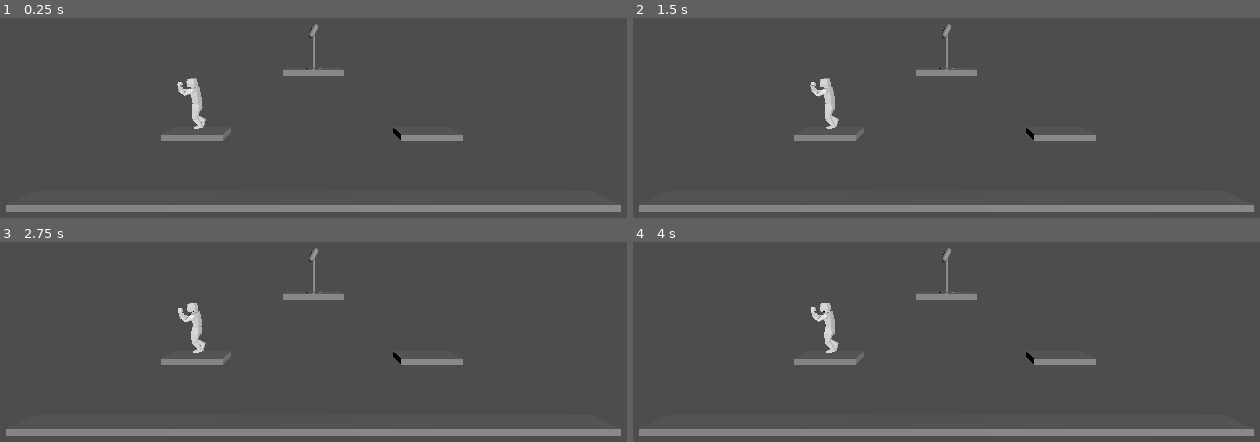
Above: before the commit, frames 1-4 (two rows, left to right).
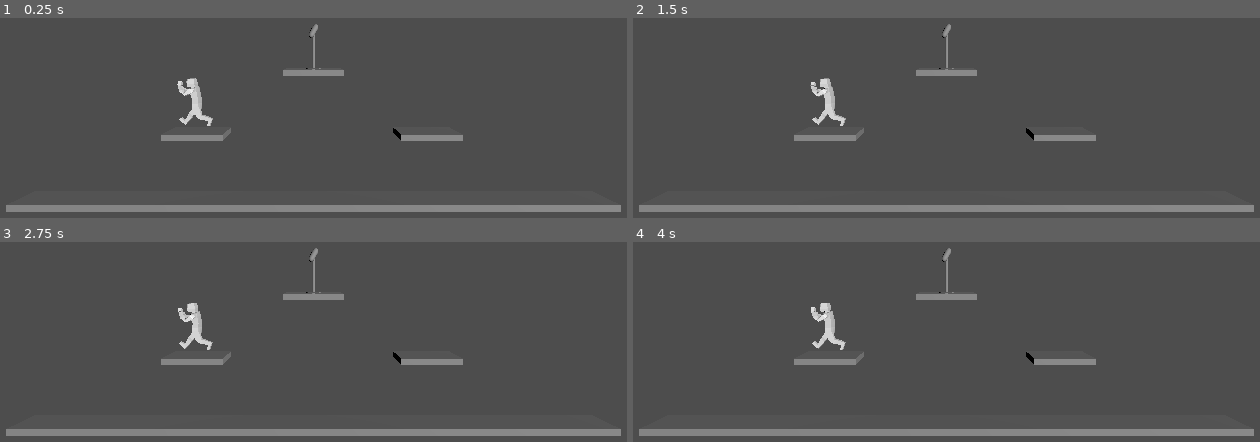
Above: after the commit, the same moments.

Repository: Dethcrvsh/mortal-democracy
Game: Godot game, scene res://scenes/main.tscn
Same seed, same stepped clock (60 frames per second), same inputs: the game is played once before the commit and once after it.
Inputs:
- Up to frame 1 (0.25 s): no input
- Up to frame 2 (1.5 s): tap Enter at 0.5 s; hold Up (ui_up) 0.53-1.28 s; hold Down (ui_down) from 1.28 s (still down)
- Up to frame 3 (2.75 s): tap Space at 2 s; release Down (ui_down) at 2.03 s; hold Up (ui_up) from 2.03 s (still down)
- Up to frame 4 (4 s): tap Enter at 3.5 s; release Up (ui_up) at 3.53 s; hold Down (ui_down) from 3.53 s (still down)

The runs differ from the first frame. In frame 1, 0.2% of the frame differs, in the area x 28-34%, y 31-56%; in frame 2, 0.2%; in frame 3, 0.2%; in frame 4, 0.2%.

Commit message:
something to player

Diff:
--- a/scenes/person_model.tscn
+++ b/scenes/person_model.tscn
@@ -117,91 +117,91 @@
 bones/0/parent = -1
 bones/0/rest = Transform3D(1, -1.04952e-10, -2.38307e-07, 3.02539e-08, 0.991964, 0.126517, 2.36379e-07, -0.126517, 0.991964, 2.32831e-10, 0.247758, -0.0067786)
 bones/0/enabled = true
-bones/0/position = Vector3(-1.78633e-09, 0.466032, 0.0363621)
-bones/0/rotation = Quaternion(0.00284355, -1.19153e-07, -2.86343e-10, 0.999996)
+bones/0/position = Vector3(1.37776e-08, 0.232421, -0.00677861)
+bones/0/rotation = Quaternion(-0.0122358, -1.19144e-07, 1.5104e-09, 0.999925)
 bones/0/scale = Vector3(1, 1, 1)
 bones/1/name = "Spine.001"
 bones/1/parent = 0
 bones/1/rest = Transform3D(1, -8.16599e-08, 4.62417e-07, -8.17689e-08, 0.939435, 0.342728, -4.62397e-07, -0.342728, 0.939435, 2.84263e-16, 1.10945, -7.81983e-09)
 bones/1/enabled = true
 bones/1/position = Vector3(2.84263e-16, 1.10945, -7.81983e-09)
-bones/1/rotation = Quaternion(-0.127732, 2.36466e-07, -2.31134e-11, 0.991809)
+bones/1/rotation = Quaternion(-0.10504, 2.37098e-07, -2.08713e-11, 0.994468)
 bones/1/scale = Vector3(1, 1, 1)
 bones/2/name = "Shoulder.L"
 bones/2/parent = 1
 bones/2/rest = Transform3D(-0.218917, -0.974755, 0.0439032, 0.974499, -0.216144, 0.0602728, -0.0492618, 0.0559783, 0.997216, -5.90615e-09, 1.38415, 1.32189e-08)
 bones/2/enabled = true
 bones/2/position = Vector3(-5.90615e-09, 1.38415, 1.32189e-08)
-bones/2/rotation = Quaternion(-0.0104997, 0.0313051, 0.80365, 0.594186)
+bones/2/rotation = Quaternion(-0.00171799, 0.0372701, 0.779788, 0.624931)
 bones/2/scale = Vector3(1, 1, 1)
 bones/3/name = "Arm1.L"
 bones/3/parent = 2
 bones/3/rest = Transform3D(0.369456, -0.0787641, -0.925904, 0.857521, 0.412765, 0.307056, 0.357996, -0.907426, 0.22004, 1.09123e-07, 1.34359, 3.91163e-08)
 bones/3/enabled = true
 bones/3/position = Vector3(1.09123e-07, 1.34359, 3.91163e-08)
-bones/3/rotation = Quaternion(-0.427212, -0.453454, 0.330173, 0.709123)
+bones/3/rotation = Quaternion(-0.429142, -0.453671, 0.33084, 0.707506)
 bones/3/scale = Vector3(1, 1, 1)
 bones/4/name = "Arm2.L"
 bones/4/parent = 3
 bones/4/rest = Transform3D(0.900819, -0.202815, -0.383916, 0.393351, 0.00680441, 0.919363, -0.183849, -0.979194, 0.0859072, -7.49963e-08, 1.51898, -1.7823e-08)
 bones/4/enabled = true
 bones/4/position = Vector3(-7.49963e-08, 1.51898, -1.7823e-08)
-bones/4/rotation = Quaternion(-0.665856, -0.0611027, 0.214416, 0.711988)
+bones/4/rotation = Quaternion(-0.672329, -0.0708491, 0.211118, 0.705962)
 bones/4/scale = Vector3(1, 1, 1)
 bones/5/name = "Fist.L"
 bones/5/parent = 4
 bones/5/rest = Transform3D(0.913382, -0.347193, 0.212578, 0.122576, 0.732484, 0.669659, -0.388211, -0.585598, 0.711595, -3.50586e-08, 1.70106, -2.60631e-08)
 bones/5/enabled = true
 bones/5/position = Vector3(-3.50586e-08, 1.70106, -2.60631e-08)
-bones/5/rotation = Quaternion(-0.342504, 0.164664, 0.129796, 0.91582)
+bones/5/rotation = Quaternion(-0.342529, 0.16394, 0.128188, 0.916169)
 bones/5/scale = Vector3(1, 1, 1)
 bones/6/name = "Bone.011"
 bones/6/parent = 1
 bones/6/rest = Transform3D(1, 1.97998e-07, 1.05443e-07, -1.97962e-07, 0.557824, 0.829959, 1.05511e-07, -0.829959, 0.557824, -6.245e-17, 1.38415, -1.86265e-09)
 bones/6/enabled = true
 bones/6/position = Vector3(-6.245e-17, 1.38415, -1.86265e-09)
-bones/6/rotation = Quaternion(-0.461733, -0.00312337, -0.00262363, 0.88701)
+bones/6/rotation = Quaternion(-0.4702, -1.92397e-11, -1.12162e-07, 0.88256)
 bones/6/scale = Vector3(1, 1, 1)
 bones/7/name = "Bone.012"
 bones/7/parent = 6
 bones/7/rest = Transform3D(1, -2.21656e-07, 1.506e-07, 2.21656e-07, 0.368337, -0.929692, 1.506e-07, 0.929692, 0.368337, -1.15695e-15, 0.435215, 2.52435e-29)
 bones/7/enabled = true
 bones/7/position = Vector3(-1.15695e-15, 0.435215, 2.52435e-29)
-bones/7/rotation = Quaternion(0.555353, -5.0112e-12, 1.32408e-07, 0.831615)
+bones/7/rotation = Quaternion(0.561989, -1.28855e-14, 1.33989e-07, 0.827145)
 bones/7/scale = Vector3(1, 1, 1)
 bones/8/name = "Shoulder.R"
 bones/8/parent = 1
 bones/8/rest = Transform3D(-0.106176, 0.983715, 0.145022, -0.991022, -0.116608, 0.0654121, 0.0812575, -0.136775, 0.987264, -5.48107e-08, 1.38415, 6.9321e-08)
 bones/8/enabled = true
 bones/8/position = Vector3(-5.48107e-08, 1.38415, 6.9321e-08)
-bones/8/rotation = Quaternion(-0.0816055, 0.0324656, -0.766102, 0.63669)
+bones/8/rotation = Quaternion(-0.0761053, 0.0240017, -0.743311, 0.664169)
 bones/8/scale = Vector3(1, 1, 1)
 bones/9/name = "Arm1.R"
 bones/9/parent = 8
 bones/9/rest = Transform3D(0.400309, 0.372143, 0.837414, -0.854628, 0.481391, 0.19461, -0.330701, -0.793582, 0.510749, -9.88368e-08, 1.34359, -5.45743e-09)
 bones/9/enabled = true
 bones/9/position = Vector3(-9.88368e-08, 1.34359, -5.45743e-09)
-bones/9/rotation = Quaternion(-0.312295, 0.392067, -0.392177, 0.771331)
+bones/9/rotation = Quaternion(-0.319441, 0.377602, -0.396563, 0.773377)
 bones/9/scale = Vector3(1, 1, 1)
 bones/10/name = "Arm2.R"
 bones/10/parent = 9
 bones/10/rest = Transform3D(0.898969, 0.435586, -0.0460392, 0.0856423, -0.0717164, 0.993741, 0.429558, -0.897286, -0.101775, 2.52924e-07, 1.51898, -1.21178e-07)
 bones/10/enabled = true
 bones/10/position = Vector3(2.52924e-07, 1.51898, -1.21178e-07)
-bones/10/rotation = Quaternion(-0.675464, -0.205921, -0.156624, 0.690517)
+bones/10/rotation = Quaternion(-0.719802, -0.181032, -0.133203, 0.656787)
 bones/10/scale = Vector3(1, 1, 1)
 bones/11/name = "Fist.R"
 bones/11/parent = 10
 bones/11/rest = Transform3D(0.977859, 0.208651, 0.0160441, -0.209259, 0.974298, 0.0833917, 0.00176798, -0.0849027, 0.996388, 1.19162e-08, 1.70106, 1.10054e-07)
 bones/11/enabled = true
 bones/11/position = Vector3(1.19162e-08, 1.70106, 1.10054e-07)
-bones/11/rotation = Quaternion(-0.0465099, 0.00410298, -0.118877, 0.991811)
+bones/11/rotation = Quaternion(-0.0423469, 0.00359223, -0.105156, 0.993547)
 bones/11/scale = Vector3(1, 1, 1)
 bones/12/name = "LowerSpine"
 bones/12/parent = -1
 bones/12/rest = Transform3D(1, -3.85355e-10, 2.38029e-07, 2.28514e-09, -0.999937, -0.0112191, 2.38018e-07, 0.0112191, -0.999937, 2.32831e-10, 0.247758, -0.0067786)
 bones/12/enabled = true
-bones/12/position = Vector3(2.32831e-10, 0.514309, -0.0306627)
+bones/12/position = Vector3(-1.84372e-09, 0.232421, -0.0067786)
 bones/12/rotation = Quaternion(0.999984, 4.74955e-10, 1.19014e-07, 0.00560965)
 bones/12/scale = Vector3(1, 1, 1)
 bones/13/name = "UpperLeg.L"
@@ -209,42 +209,42 @@
 bones/13/rest = Transform3D(1, -1.73453e-07, 8.20818e-08, 1.75694e-07, 0.655575, -0.75513, 7.71685e-08, 0.75513, 0.655575, -0.463424, 0.997645, -0.0459611)
 bones/13/enabled = true
 bones/13/position = Vector3(-0.463424, 0.997645, -0.0459611)
-bones/13/rotation = Quaternion(0.10024, 4.77156e-10, 2.06842e-08, 0.994963)
+bones/13/rotation = Quaternion(-0.199496, 2.64108e-09, -5.05153e-08, 0.979899)
 bones/13/scale = Vector3(1, 1, 1)
 bones/14/name = "LowerLeg.L"
 bones/14/parent = 13
 bones/14/rest = Transform3D(1, 4.87317e-08, -2.33463e-07, 6.03746e-09, 0.973416, 0.229045, 2.38419e-07, -0.229045, 0.973416, -3.80462e-08, 1.63904, 8.12631e-09)
 bones/14/enabled = true
 bones/14/position = Vector3(-3.80462e-08, 1.63904, 8.12631e-09)
-bones/14/rotation = Quaternion(-0.38974, -1.10959e-07, -4.36806e-08, 0.920925)
+bones/14/rotation = Quaternion(-0.452828, -1.07654e-07, -5.12898e-08, 0.891598)
 bones/14/scale = Vector3(1, 1, 1)
 bones/15/name = "Foot.L"
 bones/15/parent = 14
 bones/15/rest = Transform3D(1, -2.90188e-14, -4.02369e-15, -7.10542e-15, -0.106994, -0.99426, 2.84217e-14, 0.99426, -0.106994, 2.98023e-08, 1.82082, 1.48327e-07)
 bones/15/enabled = true
 bones/15/position = Vector3(2.98023e-08, 1.82082, 1.48327e-07)
-bones/15/rotation = Quaternion(0.843499, -4.30989e-15, 1.15594e-14, 0.537131)
+bones/15/rotation = Quaternion(0.737822, -1.21436e-14, 8.10256e-15, 0.674995)
 bones/15/scale = Vector3(1, 1, 1)
 bones/16/name = "UpperLeg.R"
 bones/16/parent = 12
 bones/16/rest = Transform3D(1, 1.04266e-07, -4.55234e-07, 9.21484e-08, 0.911546, 0.411198, 4.57841e-07, -0.411198, 0.911546, 0.463424, 0.997645, -0.0459609)
 bones/16/enabled = true
 bones/16/position = Vector3(0.463424, 0.997645, -0.0459609)
-bones/16/rotation = Quaternion(0.236253, -2.30812e-07, -3.16652e-09, 0.971692)
+bones/16/rotation = Quaternion(0.407932, -2.20691e-07, -3.23657e-09, 0.913012)
 bones/16/scale = Vector3(1, 1, 1)
 bones/17/name = "LowerLeg.R"
 bones/17/parent = 16
 bones/17/rest = Transform3D(1, -1.93434e-07, 1.39511e-07, 6.03747e-09, 0.605308, 0.795991, -2.38419e-07, -0.795991, 0.605308, 3.65434e-09, 1.63904, 4.09774e-08)
 bones/17/enabled = true
 bones/17/position = Vector3(3.65434e-09, 1.63904, 4.09774e-08)
-bones/17/rotation = Quaternion(-0.718607, 8.07308e-08, 8.77639e-08, 0.695416)
+bones/17/rotation = Quaternion(-0.123993, 1.17915e-07, 1.77766e-08, 0.992283)
 bones/17/scale = Vector3(1, 1, 1)
 bones/18/name = "Foot.R"
 bones/18/parent = 17
 bones/18/rest = Transform3D(1, 5.68973e-14, -2.54957e-15, 3.5527e-15, -0.106994, -0.99426, -5.68434e-14, 0.99426, -0.106994, 1.24345e-14, 1.82082, 5.53116e-08)
 bones/18/enabled = true
 bones/18/position = Vector3(1.24345e-14, 1.82082, 5.53116e-08)
-bones/18/rotation = Quaternion(0.634778, 1.71966e-14, -1.78162e-14, 0.772694)
+bones/18/rotation = Quaternion(0.746783, 2.00639e-14, -2.00445e-14, 0.665068)
 bones/18/scale = Vector3(1, 1, 1)
 
 [node name="Cube" type="MeshInstance3D" parent="placeholder_person_run/Armature/Skeleton3D"]
--- a/scripts/player.gd
+++ b/scripts/player.gd
@@ -8,6 +8,7 @@
 # Get the gravity from the project settings to be synced with RigidBody nodes.
 var gravity = ProjectSettings.get_setting("physics/3d/default_gravity")
 var last_move_dir = -1
+var run_animation_timestamp = 0.0
 var is_tumble = false
 @onready var model = $person_model
 @onready var animator = $person_model/placeholder_person_run/AnimationPlayer
@@ -36,8 +37,14 @@
 
 	# Play run animation if where moving
 	if velocity.x == 0:
+		if animator.current_animation == "Run":
+			run_animation_timestamp = animator.current_animation_position
+
 		animator.play("Idel")
 	else:
-		animator.play("Run", -1, abs(input_dir.x)*2)
+		if animator.current_animation == "Idel":
+			animator.play("Run")
+			animator.advance(run_animation_timestamp)
+		animator.speed_scale = abs(input_dir.x)*10
 
 	move_and_slide()
